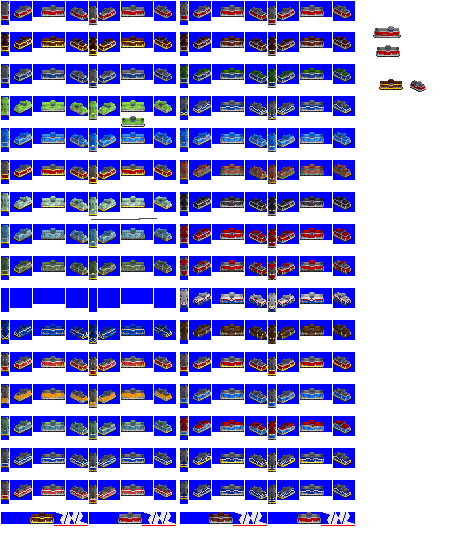
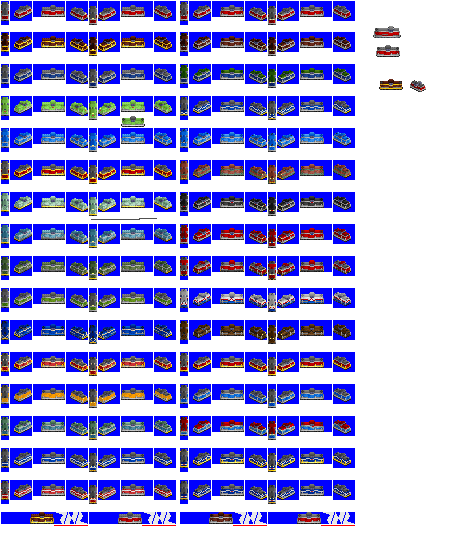
Before/after of a 450px x 550px layered artwork. What changed in the layer stack:
added layer "Tanoura Port Line" above "dd13" over [1, 289, 172, 312]
